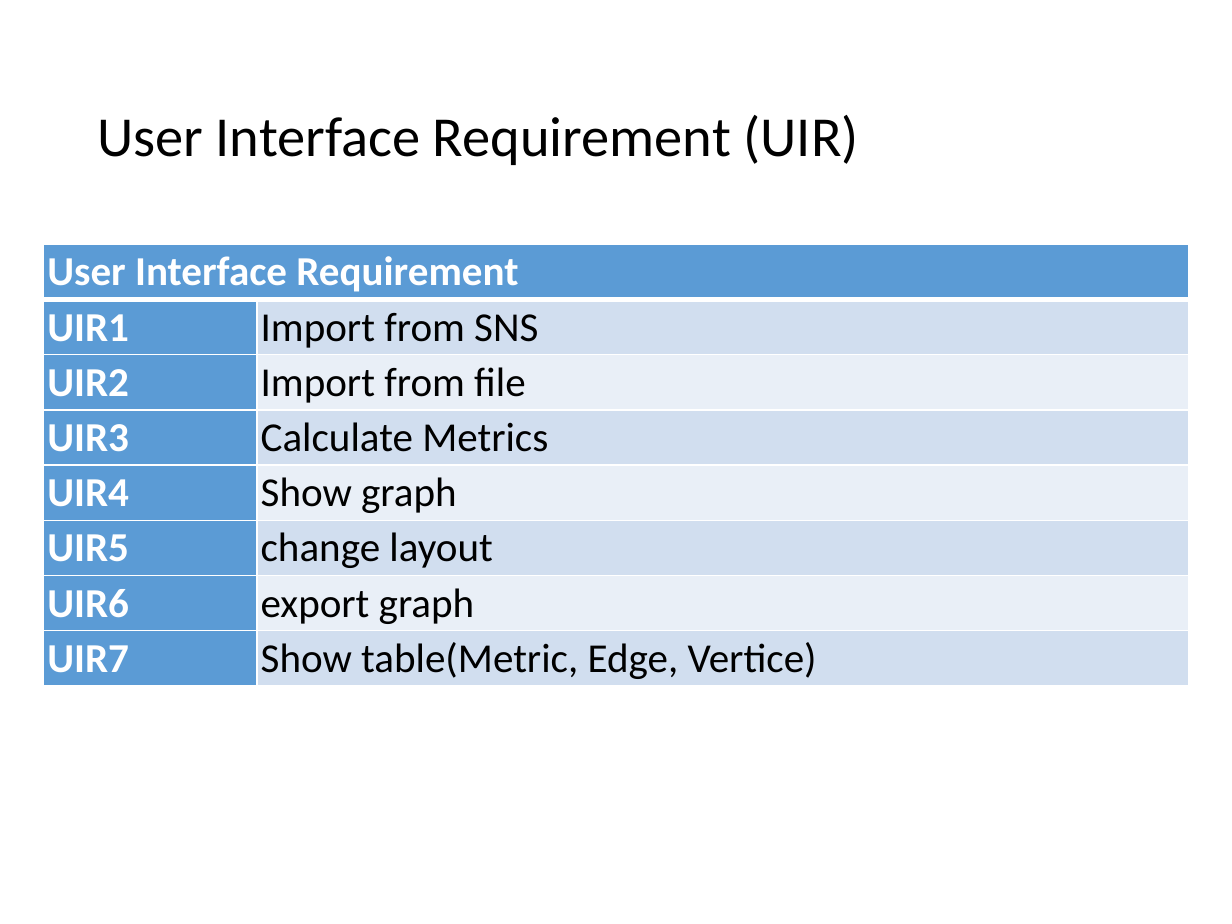
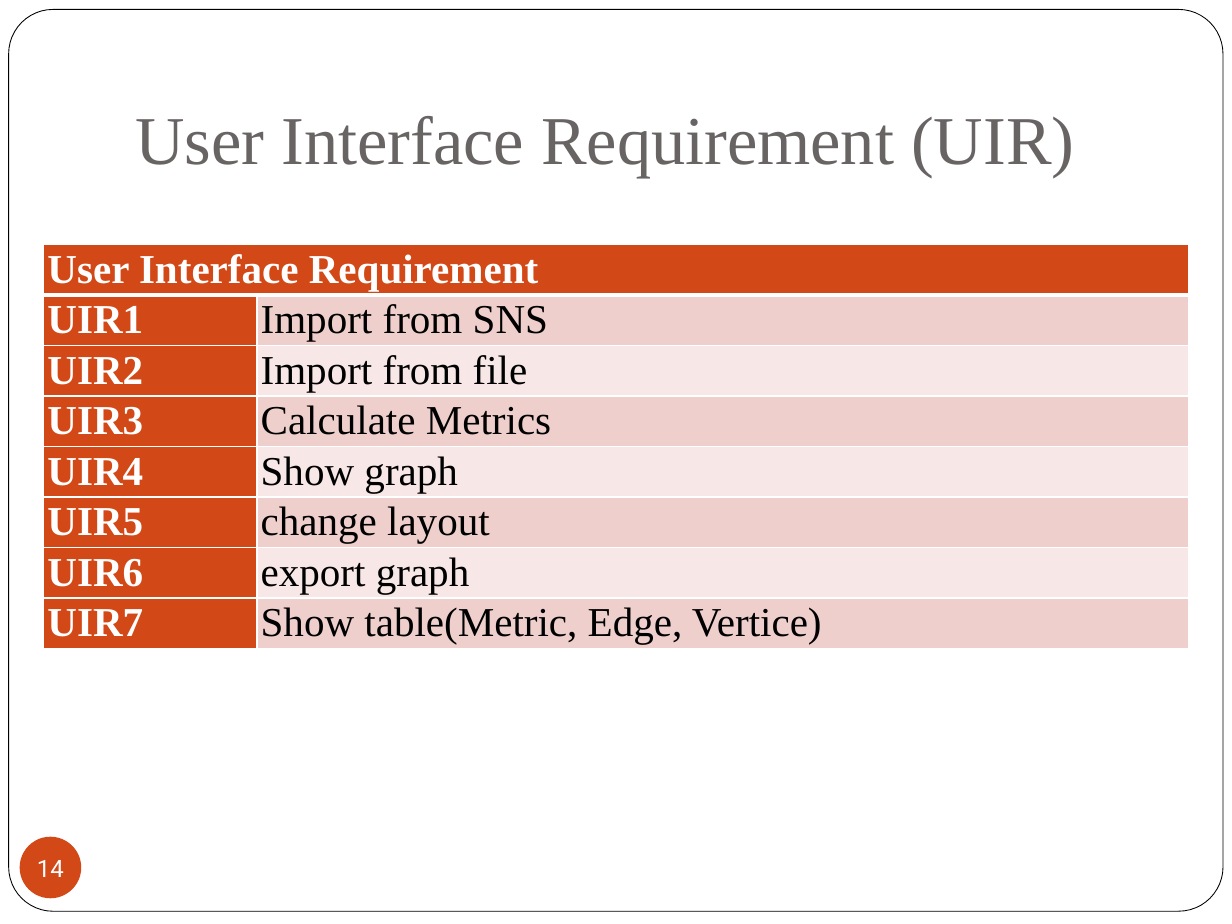
Before and after one commit to 2014-sed-team3/term-project, a slide deck: slide 14 of project/report/report.pptx. Drawn at 1232x924 pixels with LibreOffice and Linux fonts; fonts in the diff are those of the drawing. Boxes give left, top, right and bottom in pixels: in the first picture for what was removed or moved away, otherwise in the second. Text is boxed around its words. In the diff, an @@ line names an element or a change of style, - is before the commit and + after.

```diff
--- a/project/report/report.pptx
+++ b/project/report/report.pptx
@@ rounded rectangle added at (9, 10, 1223, 912), fill #FFFFFF, outline #000000 0.5 pt @@
@@ title "User Interface Requirement (UIR)": place and size @@
-title "User Interface Requirement (UIR)" at (97, 115, 859, 165)
+title "User Interface Requirement (UIR)" at (135, 116, 1074, 178)
@@ title "User Interface Requirement (UIR)" at (135, 116, 1074, 178): size 33 to 40 pt, font Calibri to Times New Roman, text colour #000000 to #696464; line spacing 0.9 to 1; vertical alignment middle to bottom @@
@@ table at (43, 244, 1188, 679) @@
@@ fill #5B9BD5 to #D34817 in 8 cells @@
@@ fill #D2DEEF to #EFCFCC in 4 cells @@
@@ fill #EAEFF7 to #F7E9E8 in 3 cells @@
@@ font Calibri to Times New Roman @@
@@ page number added at (20, 837, 81, 898), fill #D34817, 14 pt, text #FFFFFF @@
+14
```
Also in this commit, not shown: 46 other slides changed.
